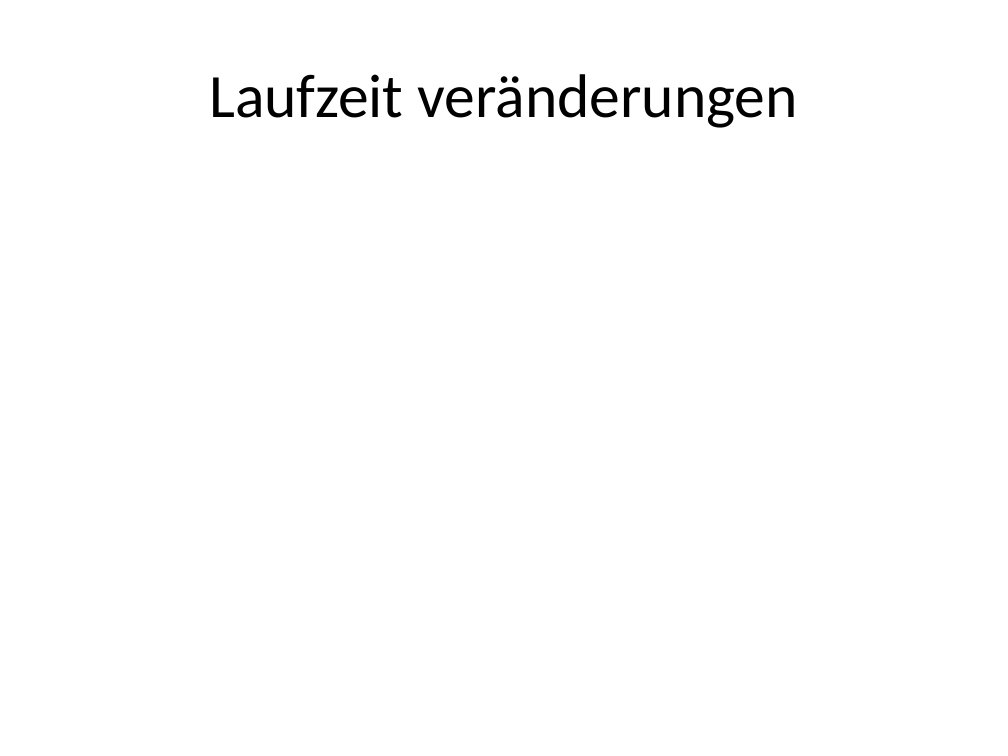
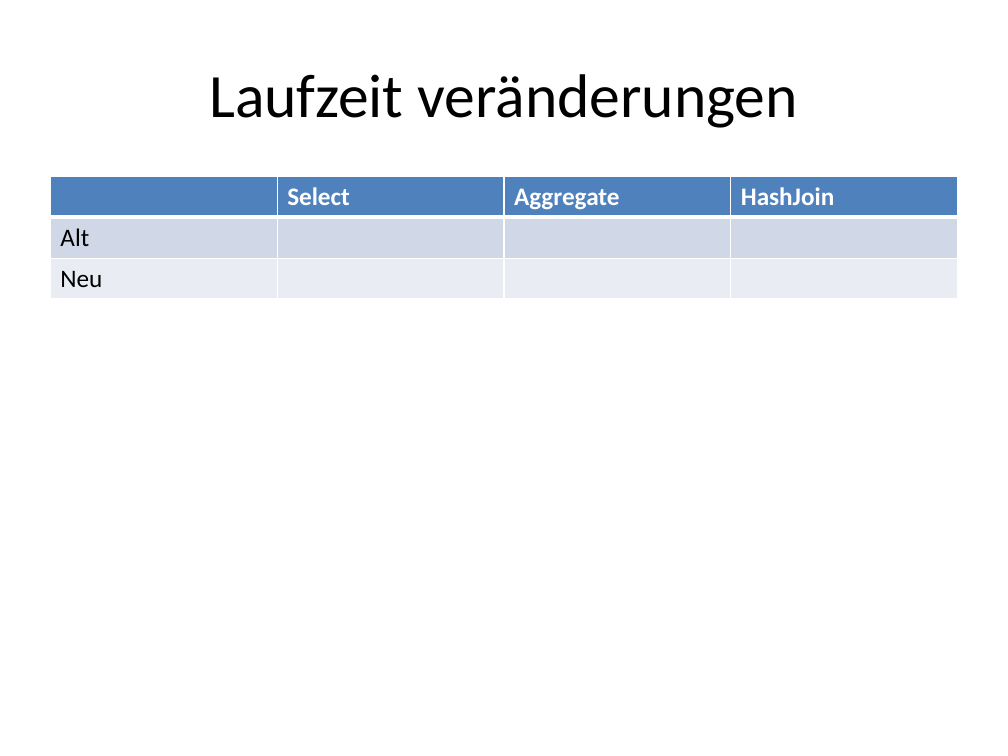
Before and after one commit to chsc0817/DBImpl-projekt, a slide deck: slide 2 of DB-Impl Phase 3.pptx. Drawn at 1008x756 pixels with LibreOffice and Linux fonts; fonts in the diff are those of the drawing. Boxes give left, top, right and bottom in pixels: in the first picture for what was removed or moved away, otherwise in the second. Text is boxed around its words. In the diff, an @@ line names an element or a change of style, - is before the commit and + after.

Commit message:
Aggregate in Präsi

```diff
--- a/DB-Impl Phase 3.pptx
+++ b/DB-Impl Phase 3.pptx
@@ table added at (x1=50, y1=176, x2=958, y2=299), 3 rows, 4 columns @@
+ | Select | Aggregate | HashJoin
+Alt |  |  | 
+Neu |  |  | 
```
Also in this commit, not shown: 1 other slide changed, 2 other files.
